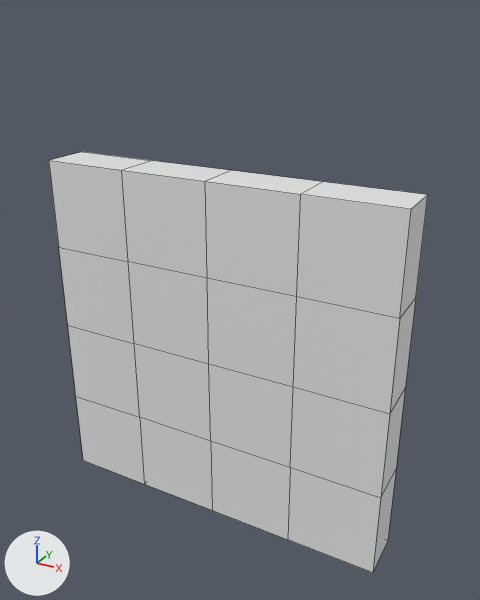
Two versions of the FBX model Cor Umbra 2.0/Assets/_Dev/Jow/Objects/FBX_01/Arquitetura/SM_BLD_WALL_MEDIUM_01.fbx, one commit apart.
Rendered twice from a camera (50 mm lens) standing at (2.5, -4.23, 4.14) and looking at (0.14, 0.07, 1.99). The axes (+X, +Y, +Z) are drawn at lower left. The lights are the same throughout. The older version comes first. Mesh edges are drawn as thin lines. Where no turn or scale is listed for an object, it has been applied to the vertices.

In view in the first picture: 'SM_BLD_WALL_MEDIUM_01'.
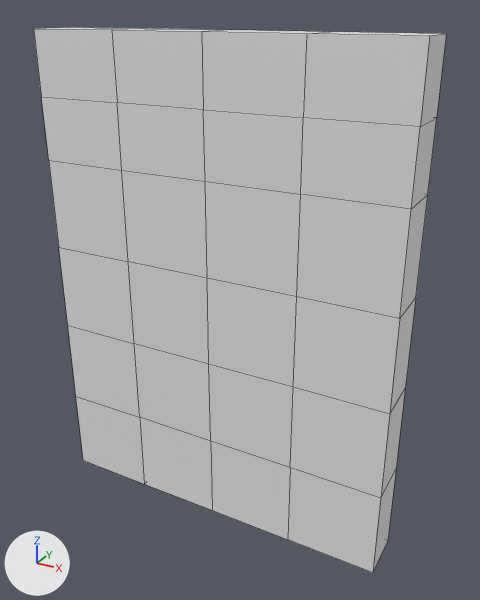
Pixel boxes [x1, y1, x2, y2] of what changed, in the pictures (480 x 600 px):
'SM_BLD_WALL_MEDIUM_01', reshaped (9% wider, 30% taller)
    before: [49, 152, 428, 573]
    after: [34, 27, 446, 573]
part 1 of me_plane_128, built on
    before: [50, 152, 427, 209]
    after: [34, 27, 446, 209]

Patch to the scene script:
```diff
--- a/Cor Umbra 2.0/Assets/_Dev/Jow/Objects/FBX_01/Arquitetura/SM_BLD_WALL_MEDIUM_01.fbx.py
+++ b/Cor Umbra 2.0/Assets/_Dev/Jow/Objects/FBX_01/Arquitetura/SM_BLD_WALL_MEDIUM_01.fbx.py
@@ mat_m_wall_01 @@
+mat_m_wall_01 = principled_material('M_WALL_01')
+mat_m_wall_01.base_color = (0.8, 0.8, 0.8)  # white #e7e7e7
@@ me_plane_128 @@
 # used by ob_sm_bld_wall_medium_01; location = (0.0, 0.0, 0.0)
-me_plane_128.from_pydata(...)  # 50 vertices, 48 faces; spans x -1.5..1.5, y -0.2..0.2, z 0.0..3.0
+me_plane_128.from_pydata(...)  # 70 vertices, 68 faces; spans x -1.5..1.5, y -0.2..0.2, z 0.0..4.0
+# me_plane_128 part 1
+# 4 faces are deleted
+# 10 new vertices lie (0.0, 0.0, 0.5) away from vertices in x -1.5..1.5, y -0.2..0.2, z 3.0
+# 10 new vertices lie (0.0, 0.0, 0.5) away from vertices in x -1.5..1.5, y -0.2..0.2, z 3.5
+# 24 new faces join them
+me_plane_128.materials.append(mat_m_wall_01)  # white #e7e7e7
```
